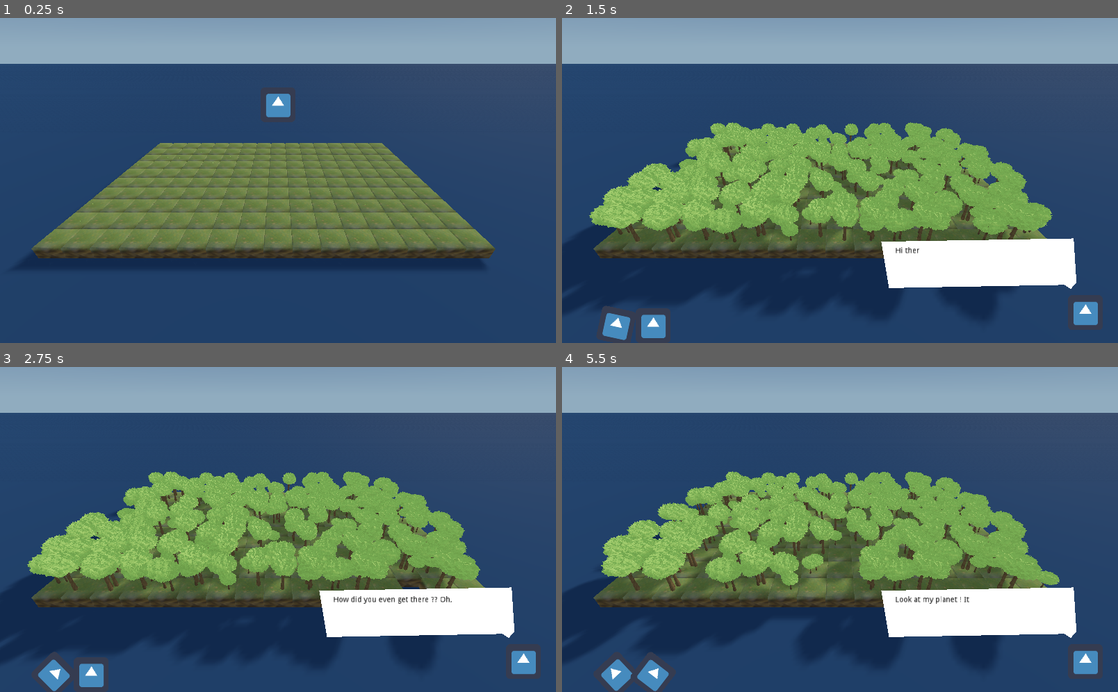
Above: before the commit, frames 1-4 (two rows, left to right).
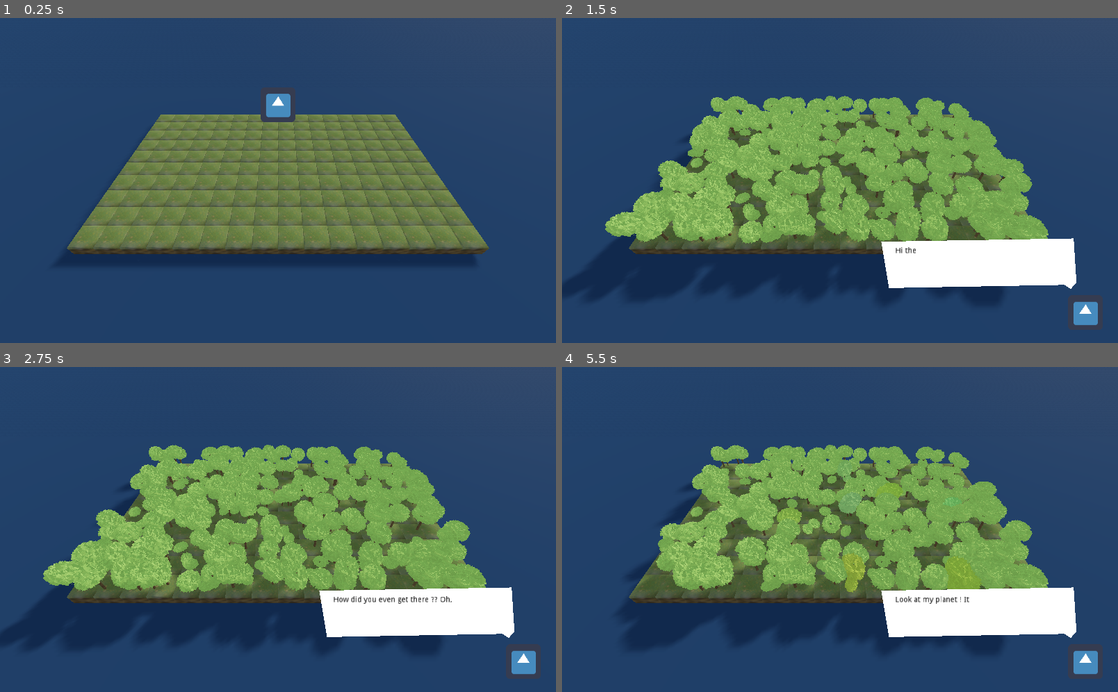
Above: after the commit, the same moments.

Repository: rmonthil-game-jams/scientific-game-jam-2021-team-amber
Game: Godot game, scene res://game/Game.tscn
Same seed, same stepped clock (60 frames per second), same inputs: the game is played once before the commit and once after it. The engine's default icon, where the game draws it, is replaced by a stand-in: a white triangle on a blue panel in a dark square.
Inputs (mouse positions are in pixels of both pictures, inside the frame that each line leads up to):
- Up to frame 1 (0.25 s): no input
- Up to frame 2 (1.5 s): tap Enter at 0.5 s; move the mouse to (962, 164) at 0.52 s; click (962, 164) at 0.67 s; move the mouse to (728, 196) at 1.27 s; click (728, 196) at 1.42 s
- Up to frame 3 (2.75 s): click (417, 614) at 2 s
- Up to frame 4 (5.5 s): click (617, 675) at 2.77 s; click (650, 675) at 3.52 s; click (617, 675) at 4.27 s; click (979, 614) at 5 s

The runs differ from the first frame. In frame 1, 25% of the frame differs, in the area x 0-100%, y 0-77%; in frame 2, 34%; in frame 3, 34%; in frame 4, 36%, in the area x 0-100%, y 0-100%.

Commit message:
pomme

Diff:
--- a/game/Game.gd
+++ b/game/Game.gd
@@ -11,3 +11,13 @@
 
 func _on_BiodiversityProgress_tool_selected(tool_name):
 	$World.current_tool = tool_name
+
+var current_tool : String = ""
+func _on_PhyloGeny_started():
+	current_tool = $World.current_tool
+	$World.current_tool = ""
+	$BiodiversityProgress.hide()
+
+func _on_PhyloGeny_finished():
+	$World.current_tool = current_tool
+	$BiodiversityProgress.show()
--- a/game/Game.tscn
+++ b/game/Game.tscn
@@ -7,18 +7,18 @@
 [ext_resource path="res://modules/ui/GenieDialog.tscn" type="PackedScene" id=5]
 [ext_resource path="res://modules/ui/CreditScene.tscn" type="PackedScene" id=6]
 [ext_resource path="res://modules/achievements/Achievements.tscn" type="PackedScene" id=7]
+[ext_resource path="res://game/assets/music/Musicv2.ogg" type="AudioStream" id=8]
 
 [node name="Game" type="Control"]
 anchor_right = 1.0
 anchor_bottom = 1.0
+mouse_filter = 2
 script = ExtResource( 1 )
 __meta__ = {
 "_edit_use_anchors_": false
 }
 
 [node name="World" parent="." instance=ExtResource( 2 )]
-
-[node name="MainMenu" parent="." instance=ExtResource( 3 )]
 
 [node name="CreditScene" parent="." instance=ExtResource( 6 )]
 visible = false
@@ -38,8 +38,17 @@
 "intro8": "Look, I’ll lend you my shovel. With that, you can transform water in ground, or ground in water, by just clicking on it. You can also click and drag to draw oceans, islands and continents. Go on, try it !"
 }
 
+[node name="MainMenu" parent="." instance=ExtResource( 3 )]
+
 [node name="Achievements" parent="." instance=ExtResource( 7 )]
 WORLD_PATH = NodePath("../World")
+
+[node name="Music" type="AudioStreamPlayer" parent="."]
+stream = ExtResource( 8 )
+volume_db = -20.0
+autoplay = true
+[connection signal="tool_selected" from="BiodiversityProgress" to="." method="_on_BiodiversityProgress_tool_selected"]
+[connection signal="finished" from="PhyloGeny" to="." method="_on_PhyloGeny_finished"]
+[connection signal="started" from="PhyloGeny" to="." method="_on_PhyloGeny_started"]
+[connection signal="started" from="MainMenu" to="PhyloGeny" method="_on_MainMenu_started"]
 [connection signal="started" from="MainMenu" to="." method="_on_MainMenu_started"]
-[connection signal="started" from="MainMenu" to="PhyloGeny" method="_on_MainMenu_started"]
-[connection signal="tool_selected" from="BiodiversityProgress" to="." method="_on_BiodiversityProgress_tool_selected"]
--- a/game/World.tscn
+++ b/game/World.tscn
@@ -11,10 +11,10 @@
 [node name="Simulation" parent="." instance=ExtResource( 2 )]
 
 [node name="Pivot" type="Spatial" parent="."]
-transform = Transform( 1, 0, 0, 0, 0.866026, 0.5, 0, -0.5, 0.866026, 0, 0, 0 )
+transform = Transform( 1, 0, 0, 0, 0.707107, 0.707107, 0, -0.707107, 0.707107, 0, 0, 0 )
 
 [node name="Camera" type="Camera" parent="Pivot"]
-transform = Transform( 1, 0, 0, 0, 1, 0, 0, 0, 1, 0, 0, 13 )
+transform = Transform( 1, 0, 0, 0, 1, 0, 0, 0, 1, 0, -1, 13 )
 
 [node name="Selecter" parent="Pivot/Camera" instance=ExtResource( 3 )]
 
--- a/game/assets/biome_desert/scenes/Acacia.tscn
+++ b/game/assets/biome_desert/scenes/Acacia.tscn
@@ -6,7 +6,7 @@
 [node name="Acacia" type="Spatial"]
 
 [node name="MeshInstance" type="MeshInstance" parent="."]
-transform = Transform( 50, 0, 0, 0, -2.18557e-06, 50, 0, -50, -2.18557e-06, 0, 0, 0 )
+transform = Transform( 100, 0, 0, 0, -4.37114e-06, 150, 0, -100, -6.55671e-06, 0, 0, 0 )
 mesh = ExtResource( 1 )
 material/0 = null
 material/1 = ExtResource( 2 )
--- a/modules/selecter/Selecter.gd
+++ b/modules/selecter/Selecter.gd
@@ -5,7 +5,7 @@
 
 var current : Spatial = null
 
-func _input(event : InputEvent):
+func _unhandled_input(event):
 	if event is InputEventMouseMotion:
 		var camera : Camera = get_viewport().get_camera()
 		look_at(camera.project_ray_origin(event.position) + camera.project_ray_normal(event.position), Vector3.UP)
--- a/modules/simulation/SimulationCore.gd
+++ b/modules/simulation/SimulationCore.gd
@@ -7,7 +7,7 @@
 
 const GLOBAL_PROBABILITY_OF_DEATH : float = 0.1
 const GLOBAL_PROBABILITY_OF_REPLICATION : float = 0.5
-const GLOBAL_PROBABILITY_OF_MUTATION : float = 0.1
+const GLOBAL_PROBABILITY_OF_MUTATION : float = 0.5
 
 const BIOME_SELECTIVITY_TEMPARATE : float = 2.0
 const BIOME_SELECTIVITY_HOT : float = 2.0
--- a/modules/simulation/SimulationVisual.gd
+++ b/modules/simulation/SimulationVisual.gd
@@ -22,7 +22,7 @@
 			cells[i].append(preload("res://modules/simulation/SimulationVisualCell.tscn").instance())
 			$Cells.add_child(cells[i][j])
 			# set cell parameters
-			cells[i][j].translation = Vector3((i - width/2) * DX, 0.0, (j - height/2) + DX)
+			cells[i][j].translation = Vector3((i - width/2) * DX + DX/2, 0.0, (j - height/2) + DX)
 			cells[i][j].I = i
 			cells[i][j].J = j
 			# set state
--- a/modules/simulation/SimulationVisualCell.gd
+++ b/modules/simulation/SimulationVisualCell.gd
@@ -122,13 +122,13 @@
 							foliage_material.albedo_color = Color(species.x, species.y, species.z)
 							new_tree.get_node("MeshInstance").set_surface_material(0, foliage_material)
 				"hot":
-					match (randi() % 2):
+					match (randi() % 100):
 						0:
 							new_tree = preload("res://game/assets/biome_desert/scenes/Acacia.tscn").instance()
 							var foliage_material : SpatialMaterial = preload("res://game/assets/colors.tres").duplicate()
 							foliage_material.albedo_color = Color(species.x, species.y, species.z)
 							new_tree.get_node("MeshInstance").set_surface_material(1, foliage_material)
-						1:
+						_:
 							new_tree = preload("res://game/assets/biome_desert/scenes/Cactus.tscn").instance()
 							var foliage_material : SpatialMaterial = preload("res://game/assets/colors_cactus.tres").duplicate()
 							foliage_material.albedo_color = Color(species.x, species.y, species.z)
@@ -136,8 +136,9 @@
 			current_ground.get_node("Trees").add_child(new_tree)
 			# translation
 			new_tree.translation += Vector3(rand_range(-0.3, 0.3), 0.0, rand_range(-0.3, 0.3))
-			new_tree.translation.y += 0.5
+			new_tree.translation.y += 0.25
 			new_tree.scale = Vector3(0.01, 0.01, 0.01)
+			new_tree.rotation.y = rand_range(0.0, 2.0 * PI)
 			$TweenTrees.interpolate_property(new_tree, "scale", Vector3(0.01, 0.01, 0.01), Vector3(1.0, 1.0, 1.0), 0.5, Tween.TRANS_CUBIC, Tween.EASE_IN_OUT, 0.5)
 			$TweenTrees.start()
 
--- a/modules/ui/BiodiversityBar.tscn
+++ b/modules/ui/BiodiversityBar.tscn
@@ -42,7 +42,7 @@
 __meta__ = {
 "_edit_use_anchors_": false
 }
-bonus_thresholds = [ 0.0 ]
+bonus_thresholds = [ 20.0 ]
 
 [node name="AnimationPlayer" type="AnimationPlayer" parent="."]
 anims/paint_hot = SubResource( 1 )
@@ -68,7 +68,7 @@
 
 [node name="Bonus" type="HBoxContainer" parent="Container"]
 margin_left = 68.0
-margin_right = 200.0
+margin_right = 132.0
 margin_bottom = 64.0
 rect_pivot_offset = Vector2( 32, 32 )
 __meta__ = {
@@ -86,6 +86,7 @@
 }
 
 [node name="PaintHot" type="TextureButton" parent="Container/Bonus"]
+visible = false
 margin_left = 68.0
 margin_right = 132.0
 margin_bottom = 64.0
--- a/modules/ui/Dialog.gd
+++ b/modules/ui/Dialog.gd
@@ -1,4 +1,7 @@
 extends Control
+
+signal started
+signal finished
 
 onready var Text = get_node("TextureRect/Text")
 
@@ -25,6 +28,7 @@
 	Text.set_bbcode(dialogs[currentDialogState+ str(currentDialogNumber)])
 	Text.set_visible_characters(0)
 	currentDialogNumber += 1
+	emit_signal("started")
 
 func NextDialogue():
 	print(currentDialogNumber)
@@ -41,7 +45,6 @@
 
 func _on_MainMenu_started():
 	isTalking = false
-	print("testde fin")
 	StartDialog("intro", 6)
 
 
@@ -50,6 +53,7 @@
 		if currentDialogNumber < totalStateNumber:
 			NextDialogue()
 		else:
+			emit_signal("finished")
 			visible = false
 	else :
 		Text.set_visible_characters(Text.get_total_character_count())
Not shown: 1 places in game/Game.tscn that only renumber resources
Not shown, added: game/assets/music/Musicv2.ogg.import
Not shown, added: game/assets/music/Musicv2.ogg
